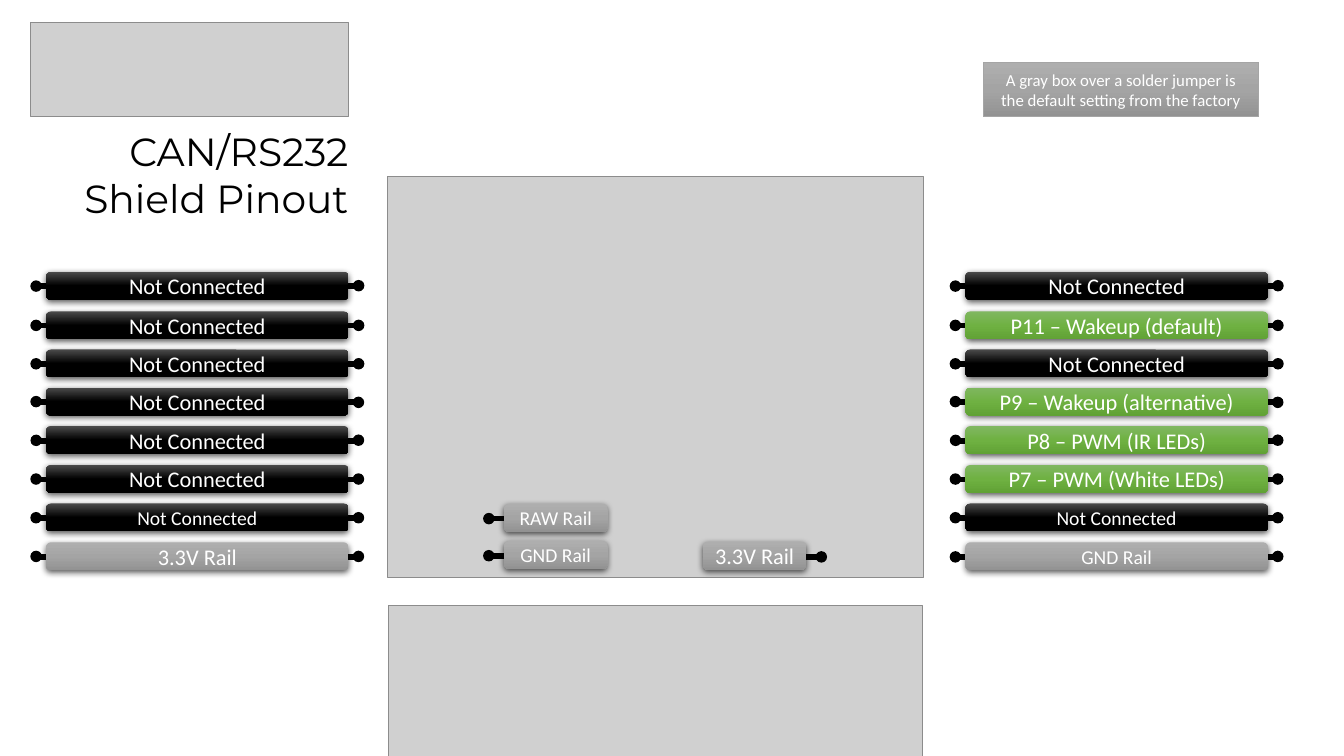
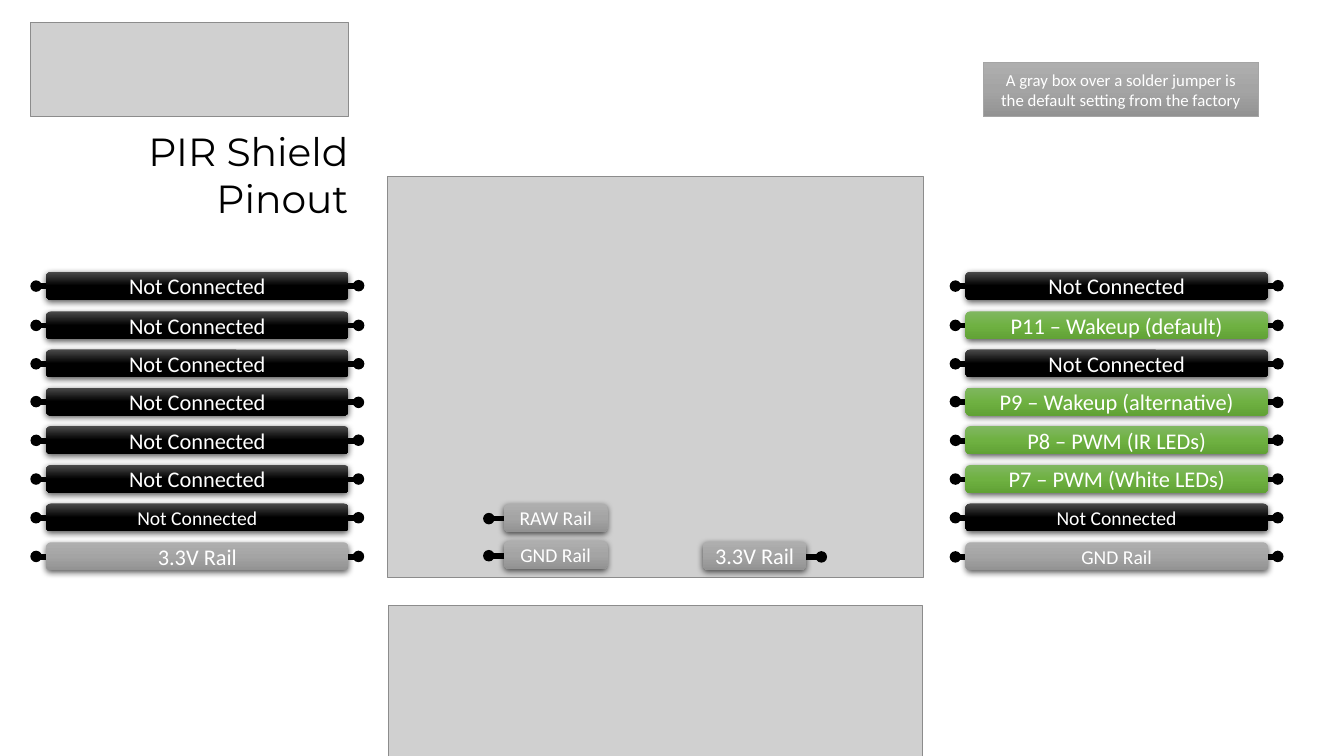
Before and after one commit to openmv/openmv-media, a slide deck: slide 1 of boards/pir-shield/pir-shield-pinout.pptx. Drawn at 1344x756 pixels with LibreOffice and Linux fonts; fonts in the diff are those of the drawing; grey boxes stand for pictures. Boxes give left, top, right and bottom in pixels: in the first picture for what was removed or moved away, otherwise in the second. Text is boxed around its words. In the diff, an @@ line names an element or a change of style, - is before the commit and + after.

Commit message:
More pinouts

```diff
--- a/boards/pir-shield/pir-shield-pinout.pptx
+++ b/boards/pir-shield/pir-shield-pinout.pptx
@@ text at (148,137,349,214): text changed @@
-CAN/RS232
-Shield Pinout
+PIR Shield
+Pinout
```
Also in this commit, not shown: 4 other files.
